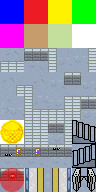
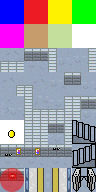
Revision of a layered 96 × 192 image; what changed, layer by layer:
hid "Layer 2" over [0, 120, 24, 144]
